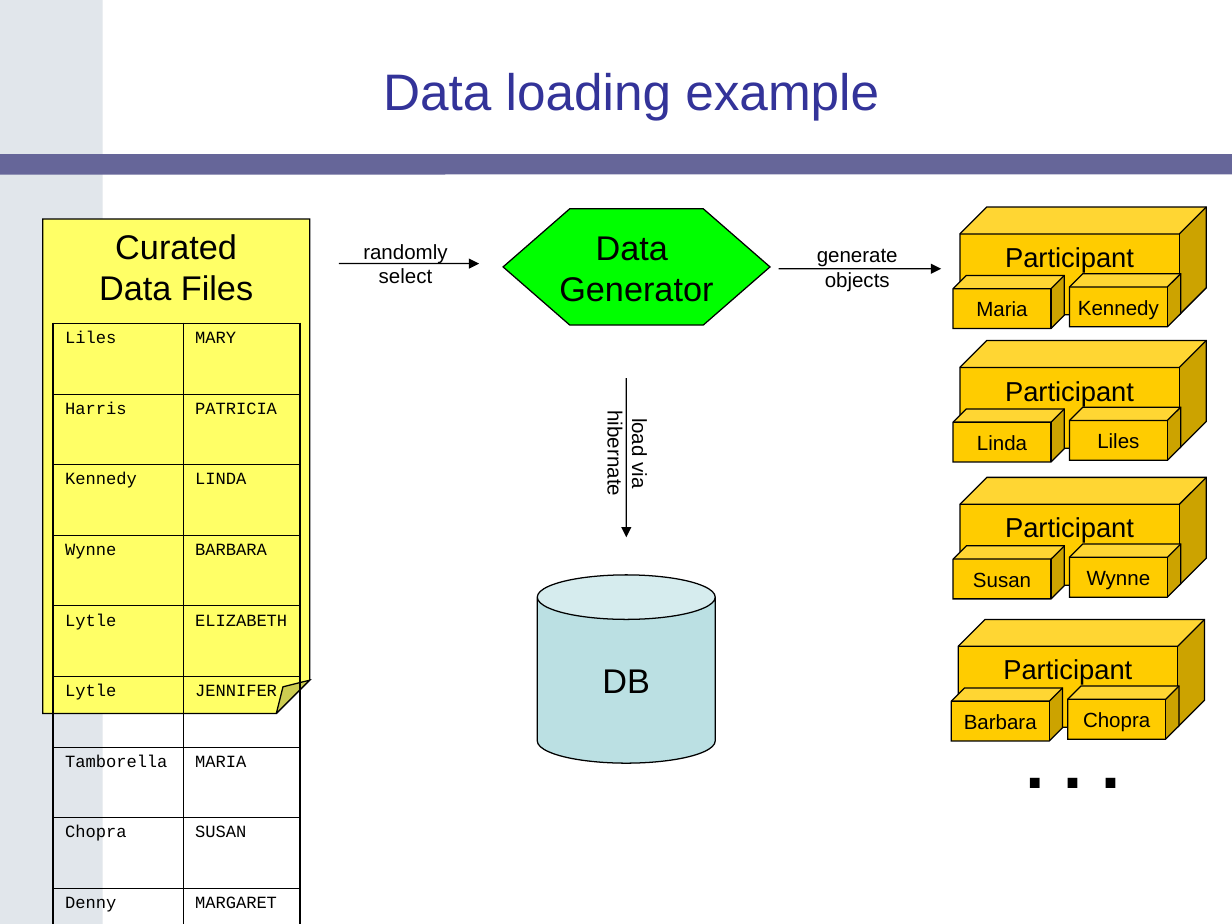
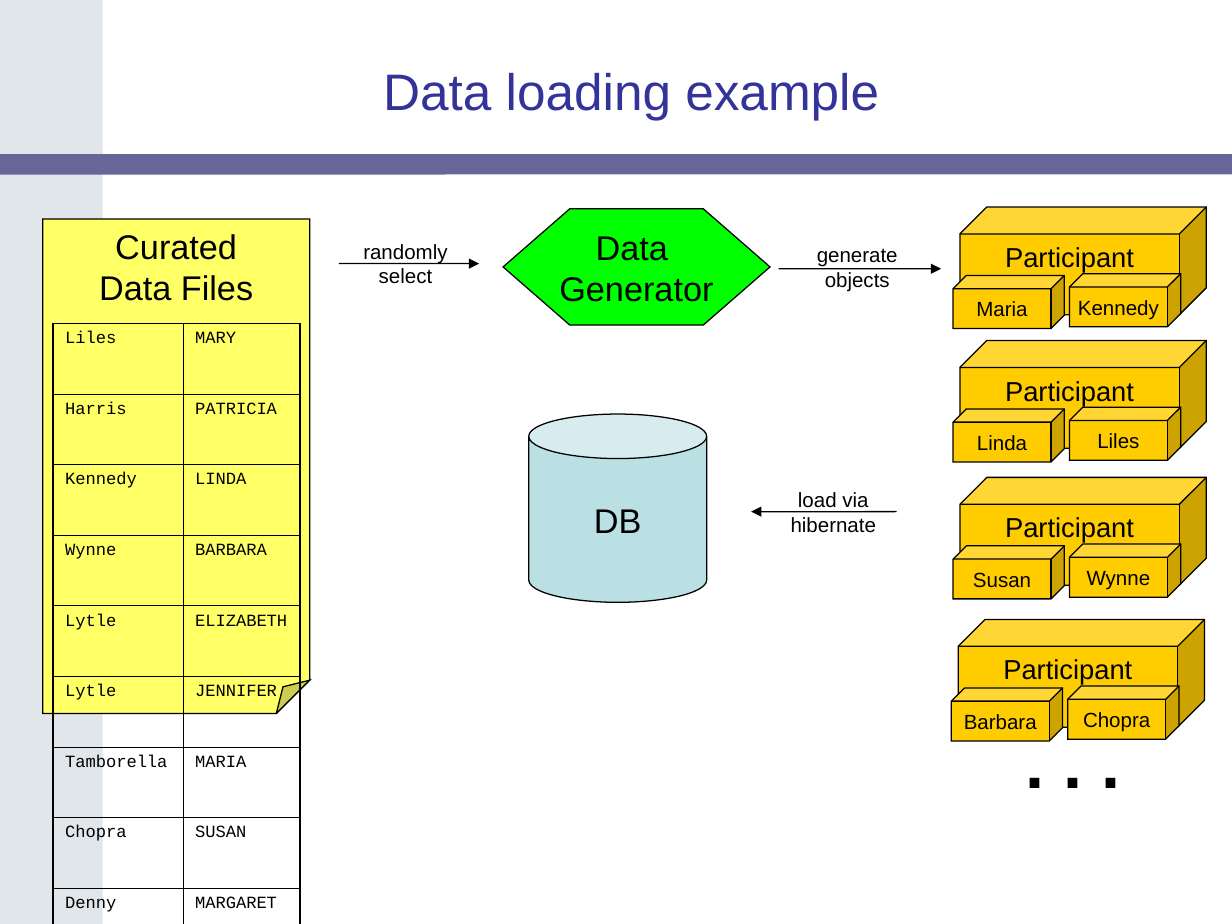
Before and after one commit to NCIP/catrip, a slide deck: slide 25 of catrip/documentation/presentations/catrip_beta_demo_2006_11_01/catrip_demo_2006_11_01.ppt. Drawn at 1232x924 pixels with LibreOffice and Linux fonts; fonts in the diff are those of the drawing; background and template pictures are left out. Boxes give left, top, right and bottom in pixels: in the first picture for what was removed or moved away, otherwise in the second. Text is boxed around its words. In the diff, an @@ line names an element or a change of style, - is before the commit and + after.

```diff
--- a/catrip/documentation/presentations/catrip_beta_demo_2006_11_01/catrip_demo_2006_11_01.ppt
+++ b/catrip/documentation/presentations/catrip_beta_demo_2006_11_01/catrip_demo_2006_11_01.ppt
@@ arrow removed from (626, 378) to (626, 537) @@
@@ cylinder "DB": place and size @@
-cylinder "DB" at (537,575,715,764)
+cylinder "DB" at (529,414,706,602)
@@ text "load via hibernate": place and size @@
-text "load via hibernate" at (603,419,651,495)
+text "load via hibernate" at (791,492,876,533)
@@ text "load via hibernate" at (791,492,876,533): rotation 90 to 0 degrees @@
@@ arrow added from (897, 511) to (752, 511), #000000 0.74 pt @@
```
Also in this commit, not shown: 1 other slide changed, 8 slides added.
